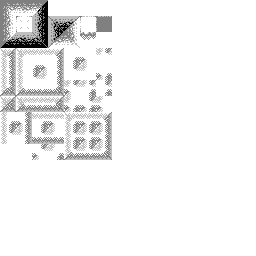
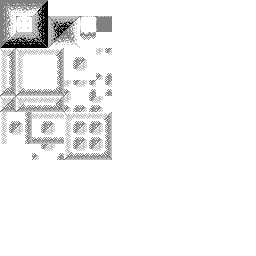
Layer changes from the first 256×256 image to the second:
painted on "Spritesheet" over [5, 53, 107, 155]
